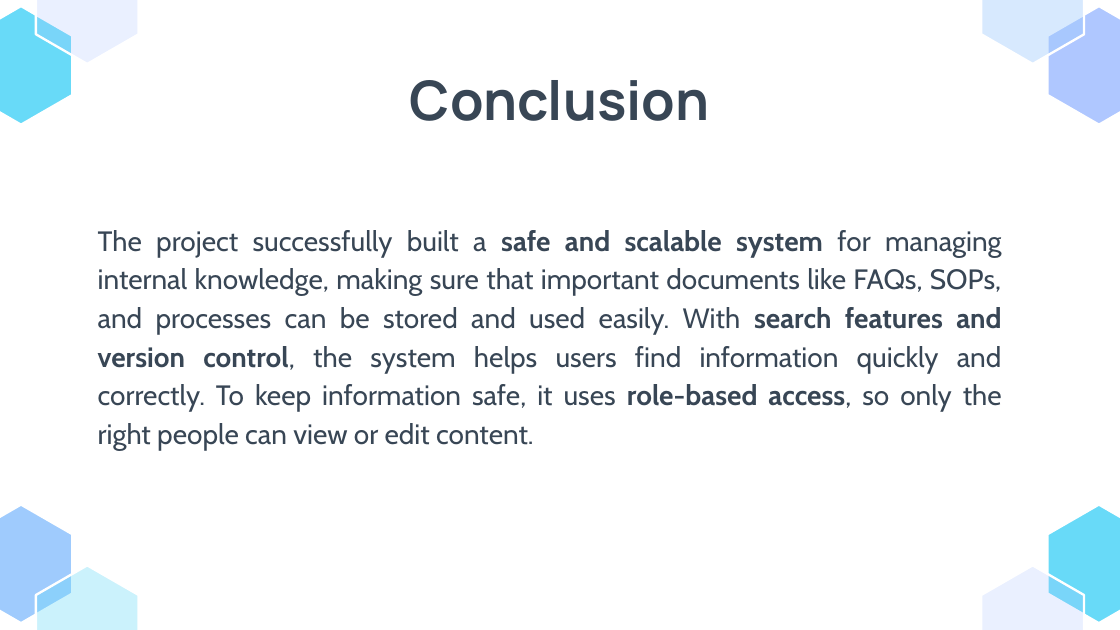
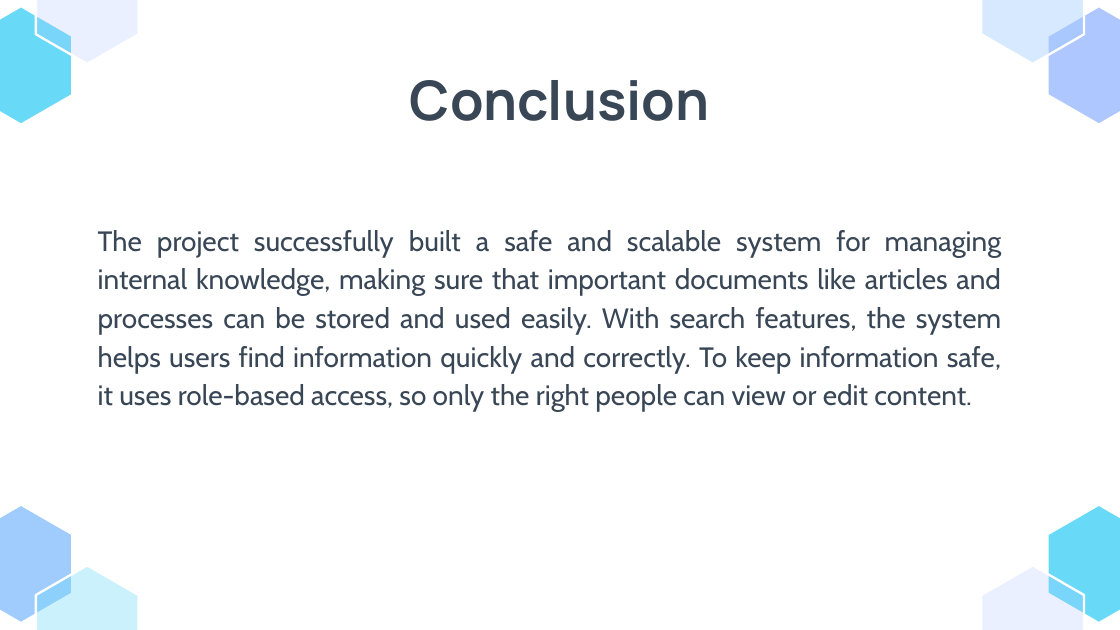
Before and after one commit to Phaneendra2634/Internal-Knowledge-Management, a slide deck: slide 15 of IKM.pptx. Drawn at 1120x630 pixels with LibreOffice and Linux fonts; fonts in the diff are those of the drawing. Boxes give left, top, right and bottom in pixels: in the first picture for what was removed or moved away, otherwise in the second. Text is boxed around its words. In the diff, an @@ line names an element or a change of style, - is before the commit and + after.

```diff
--- a/IKM.pptx
+++ b/IKM.pptx
@@ text at bbox=[98, 230, 1002, 412]: text changed @@
-The project successfully built a safe and scalable system for managing internal knowledge, making sure that important documents like FAQs, SOPs, and processes can be stored and used easily. With search features and version control, the system helps users find information quickly and correctly. To keep information safe, it uses role-based access, so only the right people can view or edit content.
+The project successfully built a safe and scalable system for managing internal knowledge, making sure that important documents like articles and processes can be stored and used easily. With search features, the system helps users find information quickly and correctly. To keep information safe, it uses role-based access, so only the right people can view or edit content.
```
Also in this commit, not shown: 2 other slides changed.
